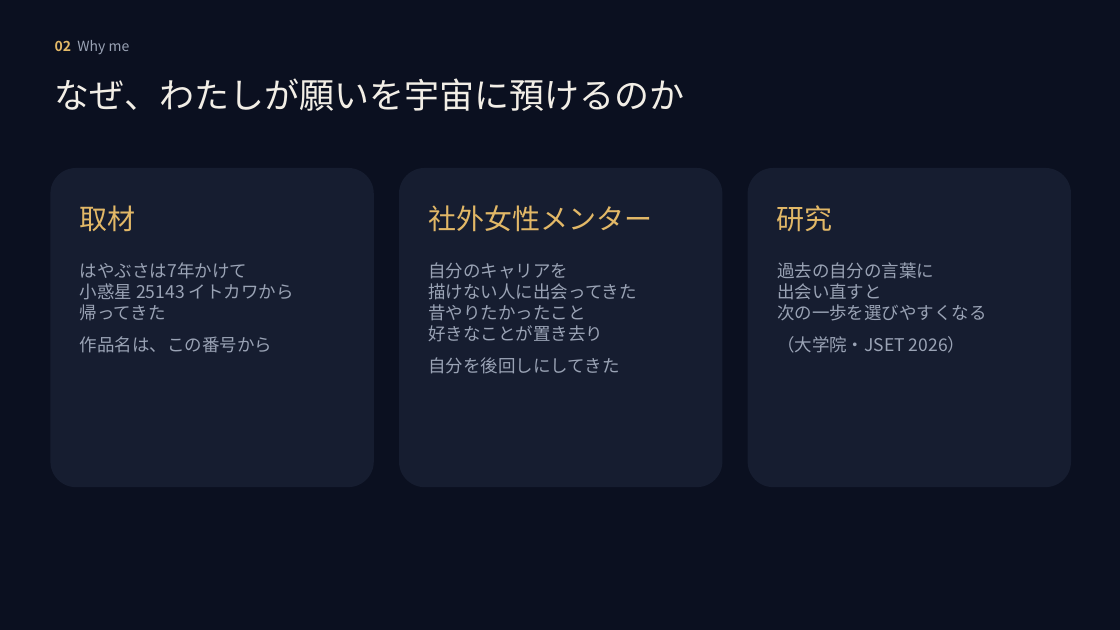
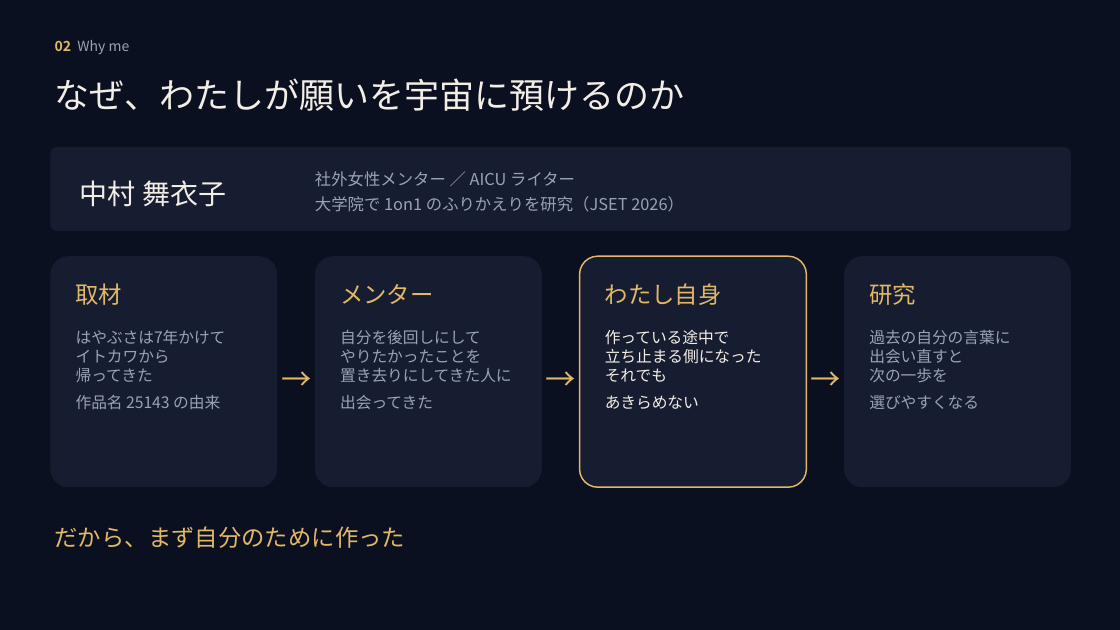
Before and after one commit to mai-san447/hello-earth-25143, a slide deck: slide 3 of deliverables/2026-10-11-gga-selection/MORUNE25143_GGAセレクション_2026-10-12.pptx. Drawn at 1120x630 pixels with LibreOffice and Linux fonts; fonts in the diff are those of the drawing. Boxes give left, top, right and bottom in pixels: in the first picture for what was removed or moved away, otherwise in the second. Text is boxed around its words. In the diff, an @@ line names an element or a change of style, - is before the commit and + after.

```diff
--- a/deliverables/2026-10-11-gga-selection/MORUNE25143_GGAセレクション_2026-10-12.pptx
+++ b/deliverables/2026-10-11-gga-selection/MORUNE25143_GGAセレクション_2026-10-12.pptx
@@ rounded rectangle: place and size @@
-rounded rectangle at bbox=[50, 168, 374, 487]
+rounded rectangle at bbox=[50, 147, 1071, 231]
@@ text added at bbox=[315, 171, 684, 212], 14 pt, text #9AA3B5 @@
+社外女性メンター ／ AICU ライター
+大学院で 1on1 のふりかえりを研究（JSET 2026）
@@ text added at bbox=[80, 180, 226, 207], 24 pt, text #F2EEE6 @@
+中村 舞衣子
@@ rounded rectangle: place and size @@
-rounded rectangle at bbox=[399, 168, 723, 487]
+rounded rectangle at bbox=[50, 256, 277, 487]
@@ text "取材": place and size @@
-text "取材" at bbox=[80, 205, 136, 232]
+text "取材" at bbox=[76, 283, 123, 305]
@@ text "取材" at bbox=[76, 283, 123, 305]: size 24 to 20 pt @@
@@ rounded rectangle added at bbox=[315, 256, 542, 487], fill #161D30 @@
@@ text removed at bbox=[428, 262, 637, 374] @@
-自分のキャリアを
-描けない人に出会ってきた
-昔やりたかったこと
-好きなことが置き去り
-自分を後回しにしてきた
@@ rounded rectangle added at bbox=[580, 256, 807, 487], fill #161D30, outline #E2B867 1.25 pt @@
@@ rounded rectangle: place and size @@
-rounded rectangle at bbox=[748, 168, 1071, 487]
+rounded rectangle at bbox=[844, 256, 1071, 487]
@@ text "研究" at bbox=[869, 283, 916, 305]: size 24 to 20 pt @@
@@ text "研究": place and size @@
-text "研究" at bbox=[777, 205, 833, 232]
+text "研究" at bbox=[869, 283, 916, 305]
@@ text at bbox=[340, 284, 433, 304]: text changed; size 24 to 20 pt @@
-社外女性メンター
+メンター
@@ text added at bbox=[605, 283, 722, 305], 20 pt, text #E2B867 @@
+わたし自身
@@ text at bbox=[76, 330, 226, 409]: text changed; size 15 to 13.5 pt @@
-はやぶさは7年かけて
-小惑星 25143 イトカワから
-帰ってきた
-作品名は、この番号から
+はやぶさは7年かけて
+イトカワから
+帰ってきた
+作品名 25143 の由来
@@ text added at bbox=[276, 349, 318, 399], 26 pt, text #E2B867 @@
+→
@@ text added at bbox=[340, 330, 511, 409], 13.5 pt, text #9AA3B5 @@
+自分を後回しにして
+やりたかったことを
+置き去りにしてきた人に
+出会ってきた
@@ text added at bbox=[540, 349, 582, 399], 26 pt, text #E2B867 @@
+→
@@ text added at bbox=[605, 330, 762, 409], 13.5 pt, text #F2EEE6 @@
+作っている途中で
+立ち止まる側になった
+それでも
+あきらめない
@@ text added at bbox=[805, 349, 847, 399], 26 pt, text #E2B867 @@
+→
@@ text at bbox=[869, 330, 1010, 409]: text changed; size 15 to 13.5 pt @@
-過去の自分の言葉に
-出会い直すと
-次の一歩を選びやすくなる
-（大学院・JSET 2026）
+過去の自分の言葉に
+出会い直すと
+次の一歩を
+選びやすくなる
@@ text added at bbox=[55, 526, 406, 548], 20 pt, text #E2B867 @@
+だから、まず自分のために作った
```
Also in this commit, not shown: 2 other files.
